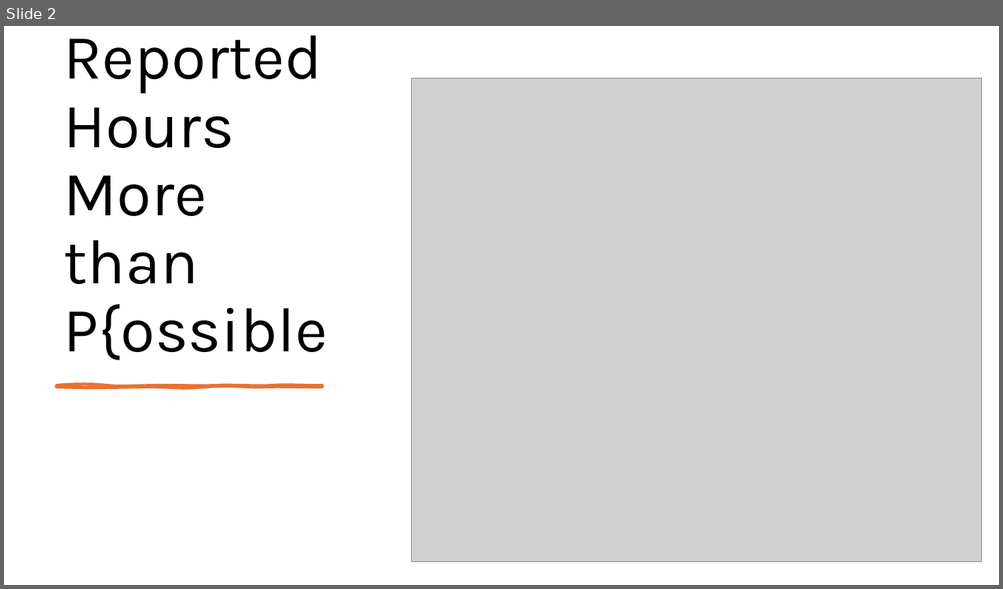
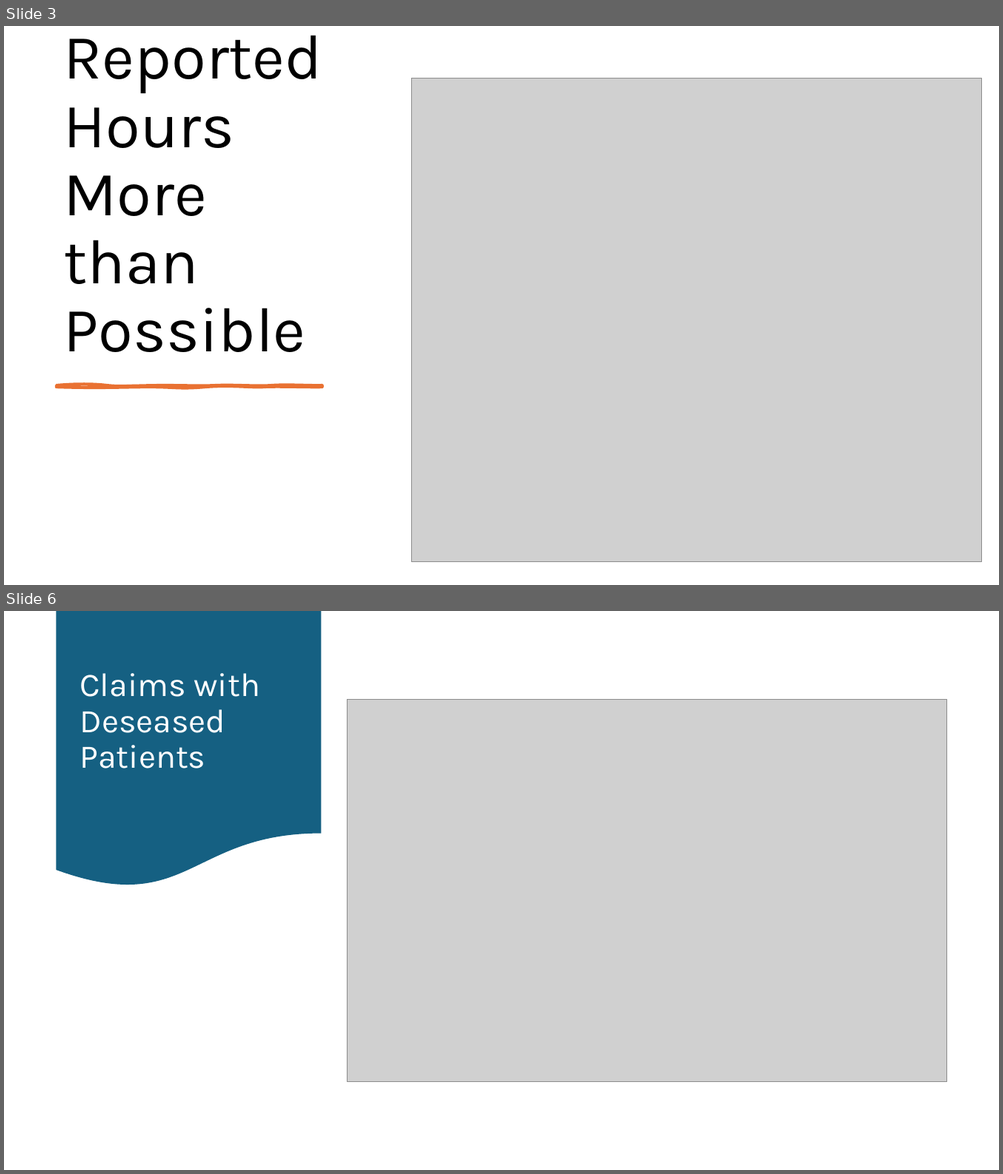
Before and after one commit to mzhao577/Download_FraudCases, a slide deck: FraudAnalysis_ReportedCases.pptx. Shown one above the other, each under a label of ours: slide 2 before the commit, slides 3 and 6 after it; the slides between them are not shown. The pictures are 1003x589 and 1003x1174 pixels, drawn with LibreOffice and Linux fonts; fonts in the diff are those of the drawing; grey boxes stand for pictures. Boxes give left, top, right and bottom in pixels: in the first picture for what was removed or moved away, otherwise in the second. Text is boxed around its words. In the diff, an @@ line names an element or a change of style, - is before the commit and + after.

```diff
--- a/FraudAnalysis_ReportedCases.pptx
+++ b/FraudAnalysis_ReportedCases.pptx
@@ slide 6 added at (4,611,999,1170), background #FFFFFF @@
@@ flow chart document added at (57,611,321,889), fill #156082 @@
@@ title added at (79,673,261,769), 32 pt, text #FFFFFF @@
+Claims with Deseased Patients
@@ picture added at (347,700,947,1082) @@
@@ what was slide 2 is now slide 3 @@
@@ slide 3 changed as well @@
@@ title at (64,35,323,352): text changed @@
-Reported Hours More than P{ossible
+Reported Hours More than Possible
```
Also in this commit, not shown: 3 other slides added, 4 slides removed, 9 other files.
